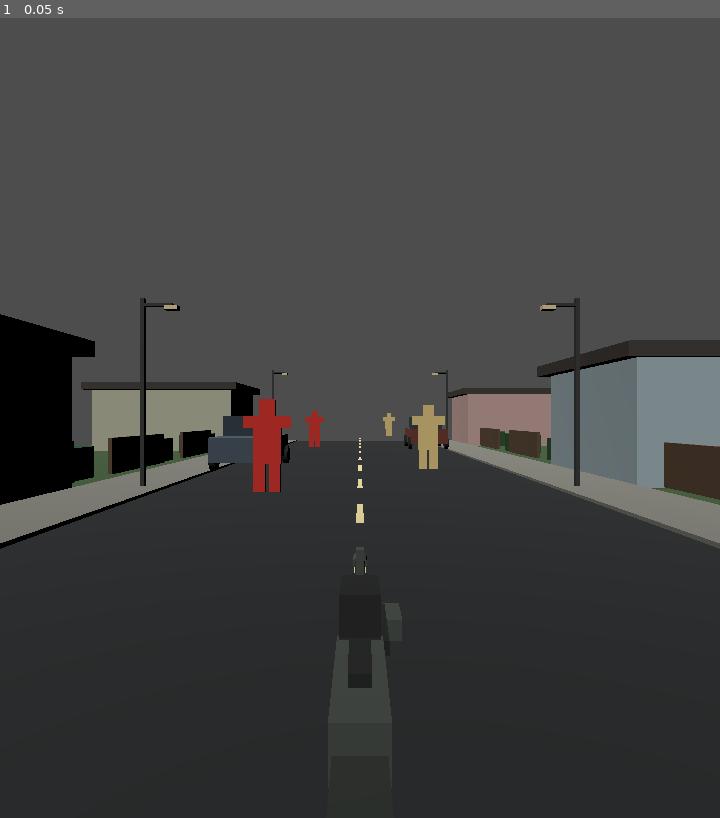
Above: before the commit, frame 1.
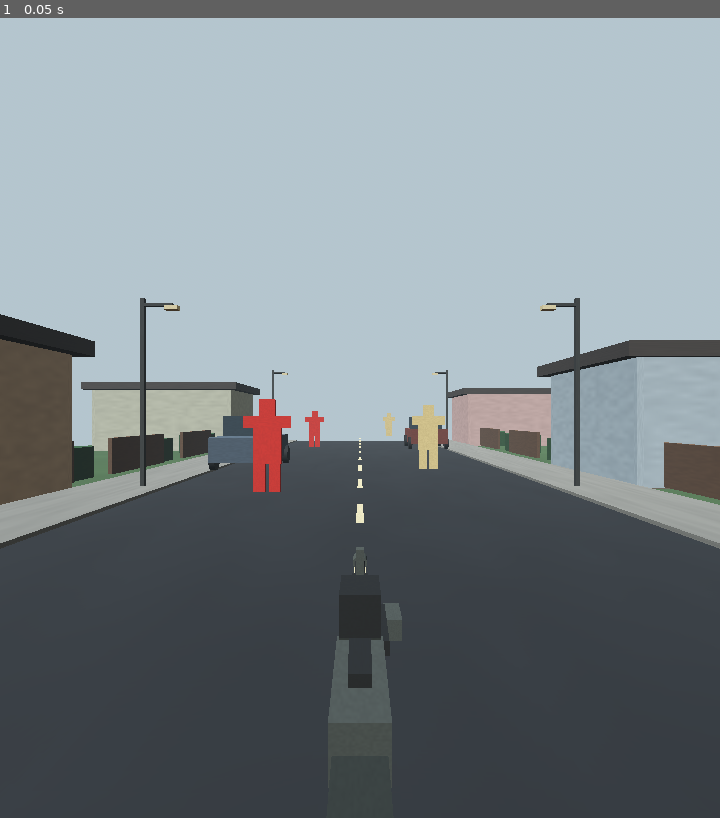
Above: after the commit, the same moment.

Repository: goldenroar1804-dev/Iron-veil
Game: Godot game, scene res://scenes/main.tscn
Two runs of this game, one before a commit and one after it. Both use one fixed random seed, a clock stepped at 60 frames per second and the inputs below.
Inputs:
- Up to frame 1 (0.05 s): no input

The runs differ from the first frame. In frame 1, 95% of the frame differs, in the area x 0-100%, y 0-100%.

Commit message:
Upgrade Quest visuals, PNG muzzle sprite and CC0 recorded audio loading

Diff:
--- a/scripts/main.gd
+++ b/scripts/main.gd
@@ -25,9 +25,13 @@
 var muzzle_light: OmniLight3D
 var gun_audio: AudioStreamPlayer3D
 var footstep_audio: AudioStreamPlayer3D
+var gun_download: HTTPRequest
+var step_download: HTTPRequest
+var detail_texture: ImageTexture
 
 func _ready() -> void:
     _start_openxr()
+    _setup_visual_quality()
     _build_suburban_block()
     _build_hands()
     _build_rifle()
@@ -156,13 +160,20 @@
     # The tracked left glove is the support hand; no duplicate static hand is drawn.
 
     muzzle_flash = MeshInstance3D.new()
-    muzzle_flash.name = "MuzzleFlash"
-    var flash_mesh := SphereMesh.new()
-    flash_mesh.radius = 0.075
-    flash_mesh.height = 0.15
+    muzzle_flash.name = "MuzzleFlash_PNG_Sprite"
+    var flash_mesh := QuadMesh.new()
+    flash_mesh.size = Vector2(0.34, 0.16)
     muzzle_flash.mesh = flash_mesh
-    muzzle_flash.position = Vector3(0, 0.012, -1.22)
-    muzzle_flash.material_override = _material(Color(1.0, 0.58, 0.12))
+    muzzle_flash.position = Vector3(0, 0.012, -1.24)
+    var flash_material := StandardMaterial3D.new()
+    flash_material.shading_mode = BaseMaterial3D.SHADING_MODE_UNSHADED
+    flash_material.transparency = BaseMaterial3D.TRANSPARENCY_ALPHA
+    flash_material.billboard_mode = BaseMaterial3D.BILLBOARD_ENABLED
+    flash_material.albedo_texture = _create_muzzle_flash_png()
+    flash_material.emission_enabled = true
+    flash_material.emission = Color(1.0, 0.48, 0.08)
+    flash_material.emission_energy_multiplier = 2.0
+    muzzle_flash.material_override = flash_material
     muzzle_flash.visible = false
     rifle.add_child(muzzle_flash)
     muzzle_light = OmniLight3D.new()
@@ -238,38 +249,80 @@
         _spawn_bullet_impact(hit.position, hit.normal)
         print("IRON VEIL: hit ", hit.collider.name)
 
+func _create_muzzle_flash_png() -> Texture2D:
+    # Generate a transparent flame-shaped PNG locally so the effect is a sprite,
+    # not a glowing sphere. It is written into the app's user data folder.
+    var image := Image.create(128, 64, false, Image.FORMAT_RGBA8)
+    for y in range(64):
+        for x in range(128):
+            var nx := float(x) / 127.0
+            var ny := absf((float(y) - 31.5) / 31.5)
+            var core_width := 0.10 + 0.70 * pow(1.0 - nx, 0.62)
+            var edge := ny / core_width
+            var alpha := clampf((1.0 - edge) * 1.7, 0.0, 1.0) * clampf((1.0 - nx) * 1.6, 0.0, 1.0)
+            var color := Color(1.0, 0.26 + 0.55 * (1.0 - nx), 0.035, alpha)
+            if edge < 0.35:
+                color = Color(1.0, 0.92, 0.55, alpha)
+            image.set_pixel(x, y, color)
+    image.save_png("user://iron_veil_muzzle_flash.png")
+    return ImageTexture.create_from_image(image)
+
 func _build_audio() -> void:
     gun_audio = AudioStreamPlayer3D.new()
     gun_audio.name = "GunshotAudio"
-    gun_audio.stream = _make_audio_stream(true)
-    gun_audio.volume_db = -4.0
-    gun_audio.max_distance = 45.0
+    gun_audio.volume_db = -2.0
+    gun_audio.max_distance = 65.0
+    gun_audio.unit_size = 18.0
     add_child(gun_audio)
+
     footstep_audio = AudioStreamPlayer3D.new()
     footstep_audio.name = "FootstepAudio"
-    footstep_audio.stream = _make_audio_stream(false)
-    footstep_audio.volume_db = -8.0
-    footstep_audio.max_distance = 12.0
+    footstep_audio.volume_db = -7.0
+    footstep_audio.max_distance = 18.0
+    footstep_audio.unit_size = 7.0
     add_child(footstep_audio)
 
-func _make_audio_stream(gunshot: bool) -> AudioStreamWAV:
-    var rate := 22050
-    var frames := int(rate * (0.32 if gunshot else 0.15))
-    var pcm := PackedByteArray()
-    pcm.resize(frames * 2)
-    for i in range(frames):
-        var t := float(i) / float(rate)
-        var envelope := exp(-t * (10.0 if gunshot else 25.0))
-        var wave := (randf_range(-1.0, 1.0) * 0.75 + sin(t * TAU * 75.0) * 0.25) * envelope
-        if not gunshot:
-            wave = (sin(t * TAU * 90.0) * 0.7 + randf_range(-1.0, 1.0) * 0.3) * envelope
-        pcm.encode_s16(i * 2, int(clampf(wave, -1.0, 1.0) * 26000.0))
-    var stream := AudioStreamWAV.new()
-    stream.format = AudioStreamWAV.FORMAT_16_BITS
-    stream.mix_rate = rate
-    stream.stereo = false
-    stream.data = pcm
-    return stream
+    # CC0 audio downloads are cached locally after the first successful fetch.
+    gun_download = HTTPRequest.new()
+    gun_download.name = "CC0_Rifle_Sound_Download"
+    add_child(gun_download)
+    gun_download.request_completed.connect(_on_gun_sound_downloaded)
+    step_download = HTTPRequest.new()
+    step_download.name = "CC0_Footstep_Sound_Download"
+    add_child(step_download)
+    step_download.request_completed.connect(_on_footstep_sound_downloaded)
+    _load_or_download_sound("user://iron_veil_rifle.mp3", "https://sfxmint.com/dl/impact-gunshot-08.mp3", gun_download)
+    _load_or_download_sound("user://iron_veil_steps.mp3", "https://sfxmint.com/dl/footsteps-concrete-75.mp3", step_download)
+
+func _load_or_download_sound(cache_path: String, url: String, request_node: HTTPRequest) -> void:
+    if FileAccess.file_exists(cache_path):
+        var file := FileAccess.open(cache_path, FileAccess.READ)
+        if file:
+            var stream := AudioStreamMP3.load_from_buffer(file.get_buffer(file.get_length()))
+            if request_node == gun_download:
+                gun_audio.stream = stream
+            else:
+                footstep_audio.stream = stream
+            return
+    request_node.request(url)
+
+func _on_gun_sound_downloaded(result: int, response_code: int, _headers: PackedStringArray, body: PackedByteArray) -> void:
+    if result == HTTPRequest.RESULT_SUCCESS and response_code == 200 and body.size() > 1000:
+        var file := FileAccess.open("user://iron_veil_rifle.mp3", FileAccess.WRITE)
+        if file:
+            file.store_buffer(body)
+        gun_audio.stream = AudioStreamMP3.load_from_buffer(body)
+    else:
+        push_warning("IRON VEIL: CC0 rifle audio download failed; no recorded rifle sound loaded.")
+
+func _on_footstep_sound_downloaded(result: int, response_code: int, _headers: PackedStringArray, body: PackedByteArray) -> void:
+    if result == HTTPRequest.RESULT_SUCCESS and response_code == 200 and body.size() > 500:
+        var file := FileAccess.open("user://iron_veil_steps.mp3", FileAccess.WRITE)
+        if file:
+            file.store_buffer(body)
+        footstep_audio.stream = AudioStreamMP3.load_from_buffer(body)
+    else:
+        push_warning("IRON VEIL: CC0 footstep audio download failed; no recorded footstep sound loaded.")
 
 func _update_footsteps() -> void:
     var stick: Vector2 = left_controller.get_vector2("primary")
@@ -423,8 +476,36 @@
     add_child(box)
     return box
 
+func _setup_visual_quality() -> void:
+    var environment := Environment.new()
+    environment.background_mode = Environment.BG_SKY
+    var sky := Sky.new()
+    sky.sky_material = ProceduralSkyMaterial.new()
+    environment.sky = sky
+    environment.ambient_light_source = Environment.AMBIENT_SOURCE_SKY
+    environment.ambient_light_energy = 0.7
+    environment.tonemap_mode = Environment.TONE_MAPPER_FILMIC
+    environment.fog_enabled = true
+    environment.fog_light_color = Color(0.57, 0.64, 0.68)
+    environment.fog_density = 0.0018
+    var world := WorldEnvironment.new()
+    world.name = "SuburbanWorldEnvironment"
+    world.environment = environment
+    add_child(world)
+
+    # Small seamless noise tile adds subtle surface variation without large textures.
+    var image := Image.create(64, 64, false, Image.FORMAT_RGBA8)
+    for y in range(64):
+        for x in range(64):
+            var value := randf_range(0.91, 1.0)
+            image.set_pixel(x, y, Color(value, value, value, 1.0))
+    detail_texture = ImageTexture.create_from_image(image)
+
 func _material(tint: Color) -> StandardMaterial3D:
     var mat := StandardMaterial3D.new()
     mat.albedo_color = tint
-    mat.roughness = 0.9
+    mat.albedo_texture = detail_texture
+    mat.roughness = 0.82
+    mat.metallic = 0.04
+    mat.texture_filter = BaseMaterial3D.TEXTURE_FILTER_LINEAR_WITH_MIPMAPS
     return mat
